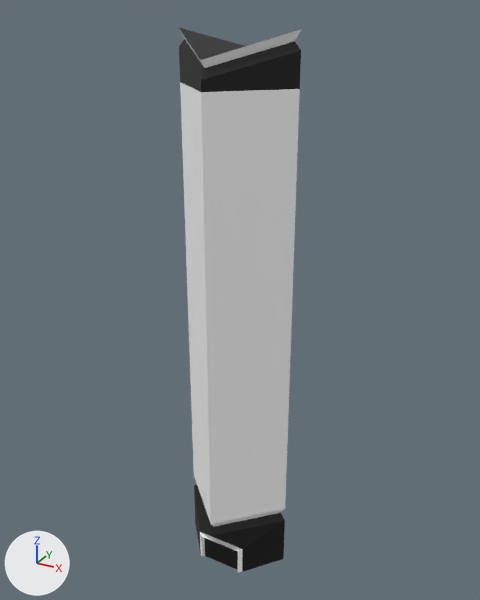
Two versions of the FBX model Assets/Models/Gustavo/Buildings/Buildings_1_10/B1.fbx, one commit apart.
Rendered twice from a camera (50 mm lens) standing at (26.3, -46.8, 51.4) and looking at (-0.3, 1.5, 27.2). Arrows for +X, +Y and +Z are at lower left; the lights stay in place. Where no turn or scale is listed for an object, it has been applied to the vertices.

In view in the first picture: 'B1'.
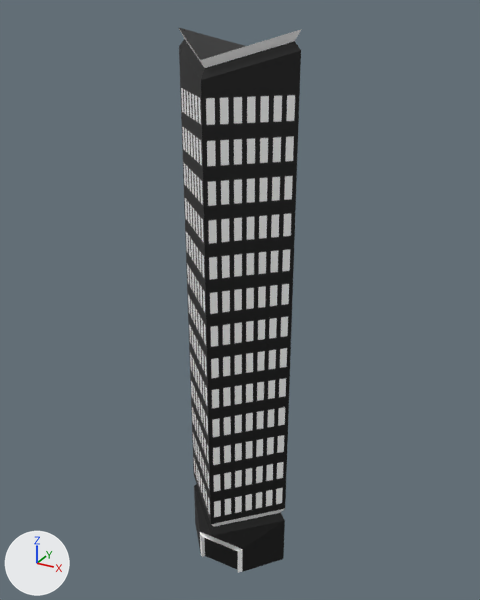
What differs and where, as boxes (x1, y1, x2, y2) in the pictures (480 x 600 px):
'B1', surface changed (grey to black): (180, 79, 300, 528) in both
part 1 of me_b1, surface changed (grey to black): (180, 82, 300, 524) in both

The edits, one by one:
Picture 'Window.jpg' (img_window_jpg) is new.
In material 'Windows' (mat_windows), base_color is no longer (1.0, 1.0, 1.0), white #ffffff.
In material 'Windows' (mat_windows), texture is now set to img_window_jpg.
me_b1 has 47 vertices, 46 faces and spans x -5.3..5.3, y -4.8..5.8, z 0.0..50.0.
me_b1 is used by ob_b1; location (0.0, 0.0, 0.0).
me_b1 part 1: texture (UV) coordinates of 4 of 46 faces, centred in x -2.7..2.7, y -2.1..3.2, z 26.2, changed; they spanned u 0.25..0.98, v 0.35..0.98 and now span u -3.15..4.14, v -7.06..5.95.
